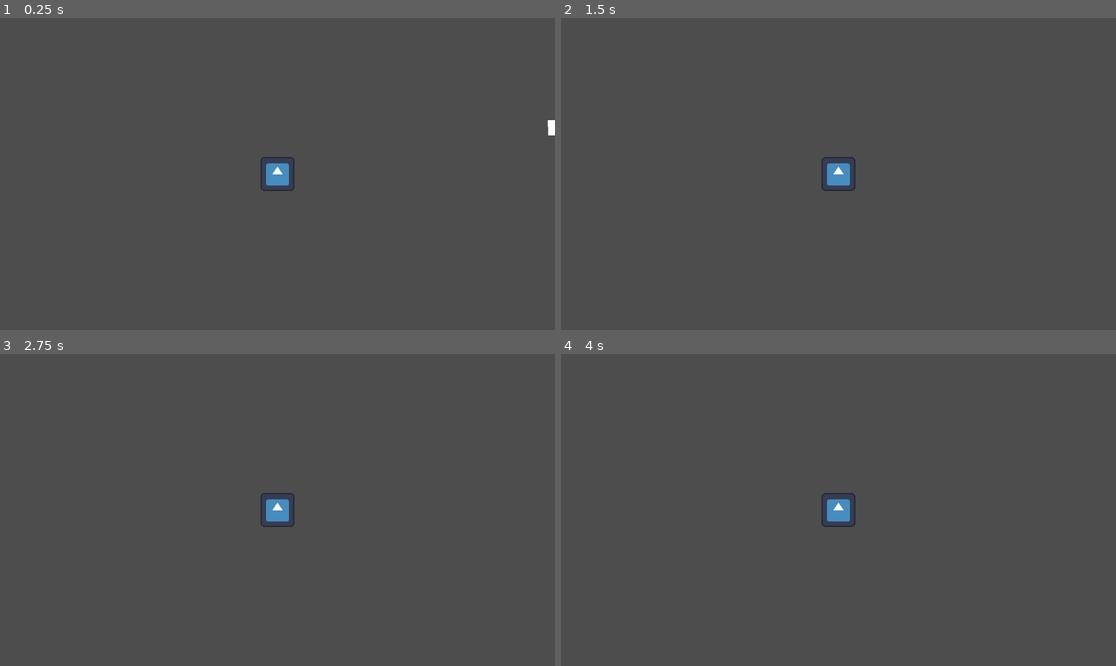
Above: before the commit, frames 1-4 (two rows, left to right).
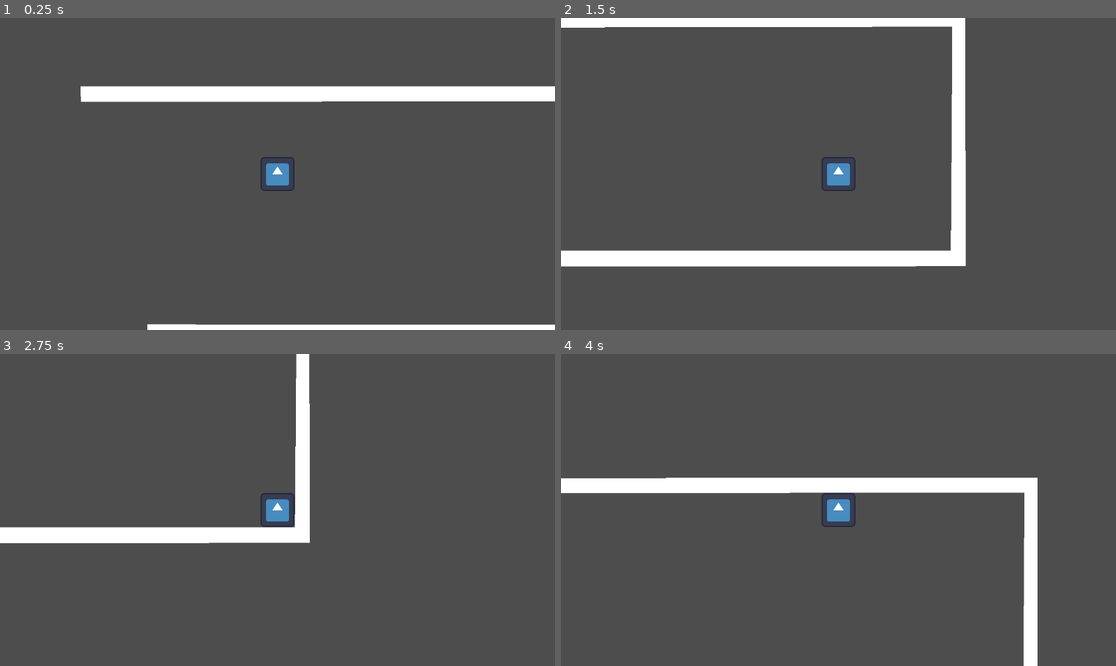
Above: after the commit, the same moments.

Repository: Marcopole11/minijam178
Game: Godot game, scene res://mundo.tscn
Two runs of this game, one before a commit and one after it. Both use one fixed random seed, a clock stepped at 60 frames per second and the inputs below. The engine's default icon, where the game draws it, is replaced by a stand-in: a white triangle on a blue panel in a dark square.
Inputs:
- Up to frame 1 (0.25 s): no input
- Up to frame 2 (1.5 s): hold D (move_right) 0.53-1.28 s; hold S (move_down) from 1.28 s (still down)
- Up to frame 3 (2.75 s): tap Enter at 2 s; release S (move_down) at 2.03 s; hold D (move_right) from 2.03 s (still down)
- Up to frame 4 (4 s): tap Space at 2.75 s; release D (move_right) at 2.78 s; hold W (move_up) 2.78-3.53 s; hold A (move_left) from 3.53 s (still down)

The runs differ from the first frame. In frame 1, 5.7% of the frame differs, in the area x 14-100%, y 21-100%; in frame 2, 7.8%, in the area x 0-73%, y 0-80%; in frame 3, 4.4%; in frame 4, 5.6%.

Commit message:
Tenemos menu

Diff:
--- /dev/null
+++ b/minijam178/Scenes/mainScreen.tscn
@@ -0,0 +1,86 @@
+[gd_scene load_steps=4 format=3 uid="uid://fj7dhitklg1n"]
+
+[ext_resource type="Script" path="res://Scenes/main_screen.gd" id="1_vhxit"]
+[ext_resource type="Texture2D" uid="uid://bnry03au5ypvg" path="res://icon.svg" id="2_u0ktb"]
+
+[sub_resource type="LabelSettings" id="LabelSettings_36tp5"]
+font_size = 84
+font_color = Color(0.929412, 0.027451, 0.658824, 0.564706)
+outline_size = 12
+outline_color = Color(0.584314, 1, 1, 1)
+
+[node name="MainScreen" type="Control"]
+layout_mode = 3
+anchors_preset = 15
+anchor_right = 1.0
+anchor_bottom = 1.0
+grow_horizontal = 2
+grow_vertical = 2
+script = ExtResource("1_vhxit")
+
+[node name="CenterContainer" type="CenterContainer" parent="."]
+layout_mode = 1
+anchors_preset = 10
+anchor_right = 1.0
+offset_bottom = 190.0
+grow_horizontal = 2
+
+[node name="GameName" type="Label" parent="CenterContainer"]
+layout_mode = 2
+text = "ISAAC GIGANTE ENANO"
+label_settings = SubResource("LabelSettings_36tp5")
+horizontal_alignment = 1
+vertical_alignment = 1
+
+[node name="VBoxContainer" type="VBoxContainer" parent="."]
+layout_mode = 1
+anchors_preset = -1
+anchor_left = 0.467014
+anchor_top = 0.462963
+anchor_right = 0.957465
+anchor_bottom = 0.851852
+theme_override_constants/separation = 12
+metadata/_edit_use_anchors_ = true
+
+[node name="BTN_Play" type="Button" parent="VBoxContainer"]
+layout_mode = 2
+size_flags_vertical = 3
+theme_override_font_sizes/font_size = 65
+text = "PLAY
+"
+
+[node name="MarginContainer" type="MarginContainer" parent="VBoxContainer"]
+layout_mode = 2
+theme_override_constants/margin_left = 130
+
+[node name="VBoxContainer" type="VBoxContainer" parent="VBoxContainer/MarginContainer"]
+layout_mode = 2
+theme_override_constants/separation = 5
+
+[node name="BTN_Options" type="Button" parent="VBoxContainer/MarginContainer/VBoxContainer"]
+layout_mode = 2
+theme_override_font_sizes/font_size = 42
+text = "OPTIONS"
+
+[node name="MarginContainer" type="MarginContainer" parent="VBoxContainer/MarginContainer/VBoxContainer"]
+layout_mode = 2
+theme_override_constants/margin_left = 50
+
+[node name="BTN_Exit" type="Button" parent="VBoxContainer/MarginContainer/VBoxContainer/MarginContainer"]
+layout_mode = 2
+theme_override_font_sizes/font_size = 43
+text = "EXIT"
+
+[node name="Fotito" type="TextureRect" parent="."]
+layout_mode = 1
+anchors_preset = -1
+anchor_left = 0.0694444
+anchor_top = 0.319444
+anchor_right = 0.373264
+anchor_bottom = 0.864198
+texture = ExtResource("2_u0ktb")
+metadata/_edit_use_anchors_ = true
+
+[connection signal="pressed" from="VBoxContainer/BTN_Play" to="." method="_on_btn_play_pressed"]
+[connection signal="pressed" from="VBoxContainer/MarginContainer/VBoxContainer/BTN_Options" to="." method="_on_btn_options_pressed"]
+[connection signal="pressed" from="VBoxContainer/MarginContainer/VBoxContainer/MarginContainer/BTN_Exit" to="." method="_on_btn_exit_pressed"]
--- /dev/null
+++ b/minijam178/Scenes/main_screen.gd
@@ -0,0 +1,19 @@
+extends Control
+
+# Called when the node enters the scene tree for the first time.
+func _ready():
+	pass # Replace with function body.
+
+# Called every frame. 'delta' is the elapsed time since the previous frame.
+func _process(delta):
+	pass
+
+func _on_btn_play_pressed():
+	get_tree().change_scene_to_file("res://mundo.tscn")
+
+func _on_btn_options_pressed():
+	print("TOMI PUTERO")
+	print("SI ES")
+
+func _on_btn_exit_pressed():
+	get_tree().quit()
--- a/minijam178/mundo.tscn
+++ b/minijam178/mundo.tscn
@@ -14,5 +14,3 @@
 
 [node name="Polygon2D" type="Polygon2D" parent="Polygon2D"]
 polygon = PackedVector2Array(3, 96, 4, 125, 1115, 123, 1112, 546, 130, 545, 129, 576, 1140, 575, 1139, 95)
-
-[node name="PERSONAJE" parent="." instance=ExtResource("1_4w6mk")]
--- a/minijam178/project.godot
+++ b/minijam178/project.godot
@@ -41,8 +41,3 @@
 "events": [Object(InputEventKey,"resource_local_to_scene":false,"resource_name":"","device":-1,"window_id":0,"alt_press …(191 unchanged characters)…
 ]
 }
-
-[rendering]
-
-renderer/rendering_method="gl_compatibility"
-renderer/rendering_method.mobile="gl_compatibility"
